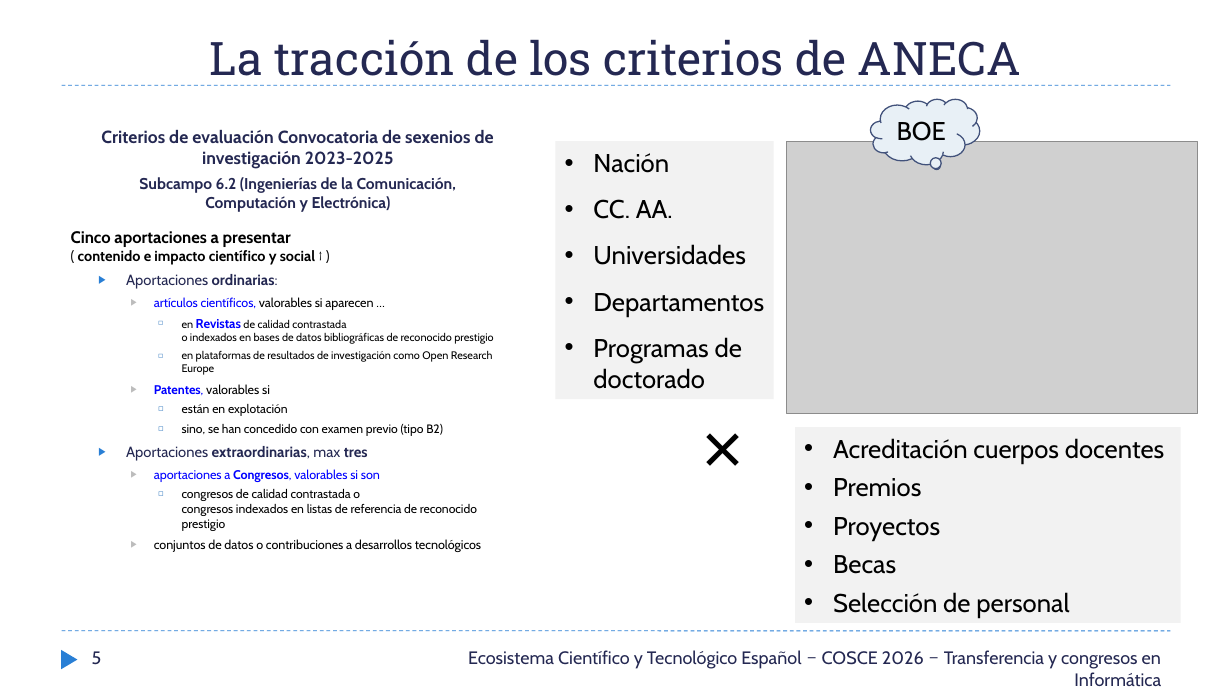
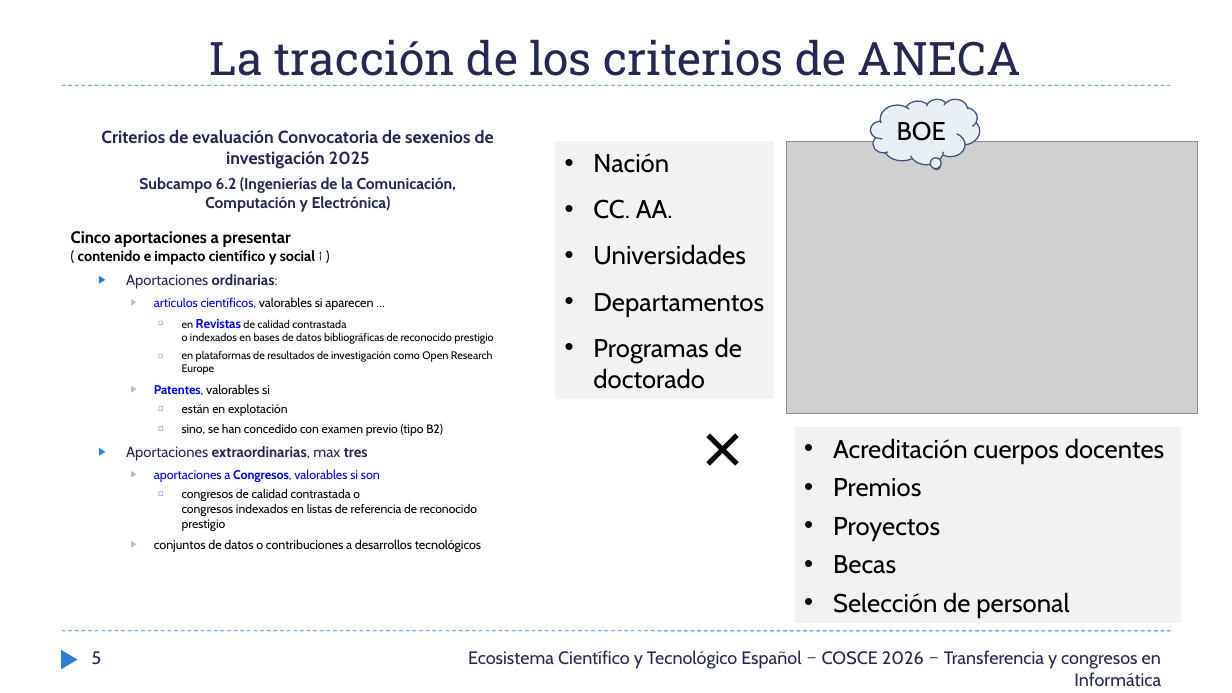
Before and after one commit to AVallecillo/InformeBibliometrico2026, a slide deck: slide 5 of docs/SCIE_JornadaSociedadesCOSCE_24-sept-2026_v05.pptx. Drawn at 1232x693 pixels with LibreOffice and Linux fonts; fonts in the diff are those of the drawing; grey boxes stand for pictures. Boxes give left, top, right and bottom in pixels: in the first picture for what was removed or moved away, otherwise in the second. Text is boxed around its words. In the diff, an @@ line names an element or a change of style, - is before the commit and + after.

```diff
--- a/docs/SCIE_JornadaSociedadesCOSCE_24-sept-2026_v05.pptx
+++ b/docs/SCIE_JornadaSociedadesCOSCE_24-sept-2026_v05.pptx
@@ text at (101, 130, 494, 168): text changed @@
-  Criterios de evaluación Convocatoria de sexenios de investigación 2023-2025
+  Criterios de evaluación Convocatoria de sexenios de investigación 2025
```
Also in this commit, not shown: 16 other slides changed, 2 slides added, 1 slide removed, 3 other files.
